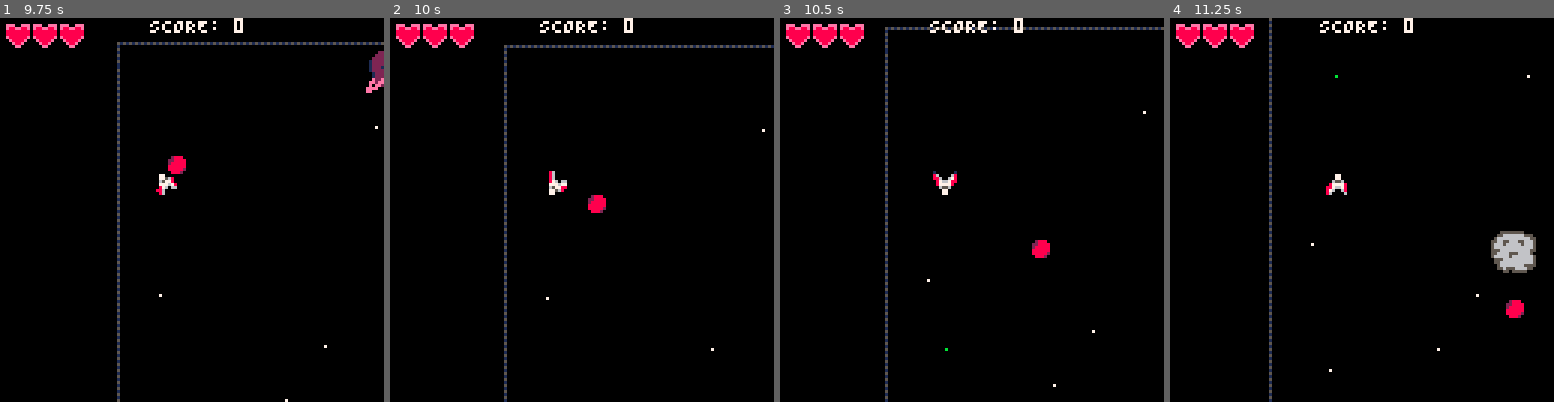
Above: before the commit, frames 1-4 (left to right).
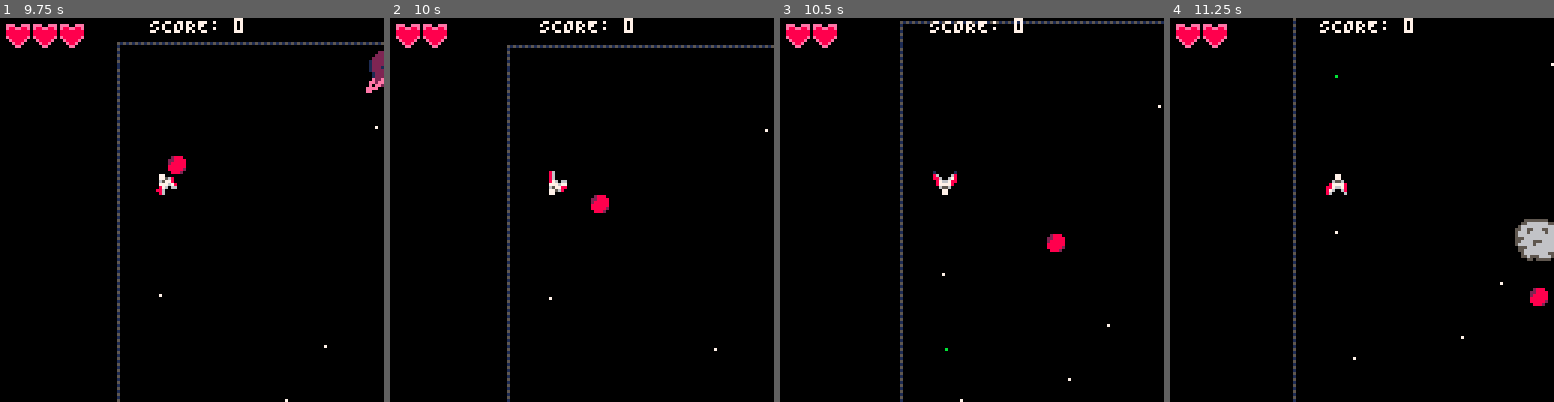
Above: after the commit, the same moments.

Repository: pepsp/planetdestroyer
Game: PICO-8 cartridge juego.p8
Two runs of this game, one before a commit and one after it. Both use one fixed random seed, a clock stepped at 60 frames per second and the inputs below.
Inputs:
- Up to frame 1 (9.75 s): tap O (Z key) at 0.33, 0.7, 1.43, 2.22, 3.1, 3.98, 4.87, 5.75, 6.63, 7.52, 8.4, 9.28 s; hold Left 1.97-2.37 s; hold Right 2.87-3.53 s; hold Up 3.58-4.08 s; hold Right 4.13-4.53 s; hold Left 5.13-5.8 s; hold Up 5.85-6.18 s; hold Left 6.23-6.63 s; hold Right 7.13-7.8 s; hold Up 7.85-8.35 s; hold Right 8.4-8.8 s; hold Left from 9.4 s (still down)
- Up to frame 2 (10 s): keep holding Left
- Up to frame 3 (10.5 s): release Left at 10.07 s; hold Up 10.12-10.45 s; tap O (Z key) at 10.17 s
- Up to frame 4 (11.25 s): hold Left 10.5-10.9 s; tap O (Z key) at 11.05 s

Frame 1 is identical in both runs. In frame 2, 2.4% of the frame differs, in the area x 15-100%, y 1-100%; in frame 3, 3.2%; in frame 4, 4.0%, in the area x 15-100%, y 0-100%.

Commit message:
colisiones

Diff:
--- a/enemy.lua
+++ b/enemy.lua
@@ -74,6 +74,7 @@
 function Enemy.update()
     Enemy:movement()
     Enemy:checkBulletCollision()
+    Enemy:checkPlayerCollision()
 end
 
 
@@ -180,3 +181,48 @@
     e.alive = false
     Explosion:new(e)
 end
+
+function Enemy:checkPlayerCollision()
+    for e in all(enemies) do
+        if checkPlayerEnemyCollision(player, e) then
+            if not player.invulnerable then
+                sfx(sfxChoque)
+                health -= 1
+                player.invulnerable = true
+                player.invulnTimer = 60 -- 1 segundo de invulnerabilidad (30 frames = medio segundo)
+
+                -- rebota un poco al jugador
+                player.velocidadX *=  -0.5
+                player.velocidadY *=  -0.5
+
+                if health < 0 then
+                health -= 1
+                drawFn = gameoverDraw
+                updateFn = gameoverUpdate
+                end
+            end
+        end
+    end
+end
+
+
+function checkPlayerEnemyCollision(p, e)
+    local pw = 6
+    local ph = 6
+
+    -- Tamaños del enemigo basados en el tamaño del planeta
+    local ew, eh
+    if e.planet and e.planet.size == "medium" then
+        ew = 12
+        eh = 12
+    else
+        ew = 6
+        eh = 6
+    end
+
+    -- Verificar colisión AABB (Axis-Aligned Bounding Box)
+    return p.x < e.x + ew and
+           p.x + pw > e.x and
+           p.y < e.y + eh and
+           p.y + ph > e.y
+end
--- a/juego.p8
+++ b/juego.p8
@@ -168,61 +168,61 @@
 0200000000000000000000000000000000000000000000000000000000000000000000000000000000000000000000000000000000000000000000000000000000000000000000000000000000000000000000000000000000000000000000000000000000000000000000000000000000000000000000000000000000000007
 0200000000000000000000000000000000000000000000000000000000000000000000000000000000000000000000000000000000000000000000000000000000000000000000000000000000000000000000000000000000000000000000000000000000000000000000000000000000000000000000000000000000000007
 0200000000000000000000000000000000000000000000000000000000000000000000000000000000000000000000000000000000000000000000000000000000000000000000000000000000000000000000000000000000000000000000000000000000000000000000000000000000000000000000000000000000000007
-0200000000000000000000000000000000000000000000000000000000000000000000000000000000000000000000000000000000000000000000000000000000000000000000000000000000000000000000000000000000000000000000000000000000000000000000000000000000000000000000000000000000000007
-0200000000000000000000000000000000000000000000000000000000000000000000000000000000000000000000000000000000000000000000000000000000000000000000000000000000000000000000000000000000000000000000000000000000000000000000000000000000000000000000000000000000000007
-0200000000000000000000000000000000000000000000000000000000000000000000000000000000000000000000000000000000000000000000000000000000000000000000000000000000000000000000000000000000000000000000000000000000000000000000000000000000000000000000000000000000000007
-…(55 lines of a section not shown)…
+02000000000000000000000000000000000000000000000000ed000000000000000000000000000000000000000000000000000000000000000000000000000000000000000000000000000000000000000000000000000000000000000000000000000000000000000000000000000000000000000000000000000000000007
+0200000000000000000000000000000000000000000000000000000000000000000000000000000000000000000000000000000000000000000000000000000000000000000000000000000000000000000000000000000000000000000000000000000000000000000000000000000000000000000000000000000000000007
+0200000000000000000000000000000000000000000000000000000000000000000000000000000000000000000000000000000000000000000000000000000000000000000000000000000000000000000000000000000000000000000000000000000000000000000000000000000000000000000000000000000000000007
+…(55 lines of a section not shown)…
--- a/main.lua
+++ b/main.lua
@@ -121,6 +121,27 @@
 -- GAME STATE ^
 
 
+-- GAMEOVER STATE
+
+    function gameoverDraw()
+        print("YOU LOST", player.x, player.y + 20)
+        displayHealth()
+    end
+
+
+
+    function gameoverUpdate()
+
+    end
+
+
+
+-- GAMEOVER STATE^
+
+
+
+
+
 function dCam()
     cx = player.x + 8 - 63
     cy = player.y + 8 - 63
@@ -152,6 +173,10 @@
 
 
 function displayHealth()
+     if health < 0 then
+        return
+    end
+
     for i = 0, health do
         spr(heartSprite, cx + 2 + i * 9, cy + 2)
     end
--- a/player.lua
+++ b/player.lua
@@ -9,6 +9,10 @@
     self.spriteNum = 1
     self.velocRotacion = 15
     self.tileSize = 8
+    self.invulnerable = false
+
+    self.invulnTimer = 0
+    self.size = "small"
 
     --fisica
     self.velocidadX = 0
@@ -27,10 +31,12 @@
 function Player:update()
     self:movement()
     self:colisionMapa()
+    self:handleInvulnerabilidad()
 end
 
 function Player:draw()
     self:rotarSprite(self.spriteNum, self.x, self.y, self.anguloRotacion, 1, 1)
+    self:drawInvulnerabilidad()
 end
 
 function Player:movement()
@@ -183,5 +189,18 @@
 end
 
 
-function Player:colisionPlaneta()
-end
+function Player:handleInvulnerabilidad()
+    if self.invulnerable then
+    self.invulnTimer -= 1
+    if self.invulnTimer <= 0 then
+        self.invulnerable = false
+    end
+    end
+end
+
+
+function Player:drawInvulnerabilidad()
+    if not self.invulnerable or (flr(time() * 10) % 2 == 0) then
+        self:rotarSprite(self.spriteNum, self.x, self.y, self.anguloRotacion, 1, 1)
+    end
+end
